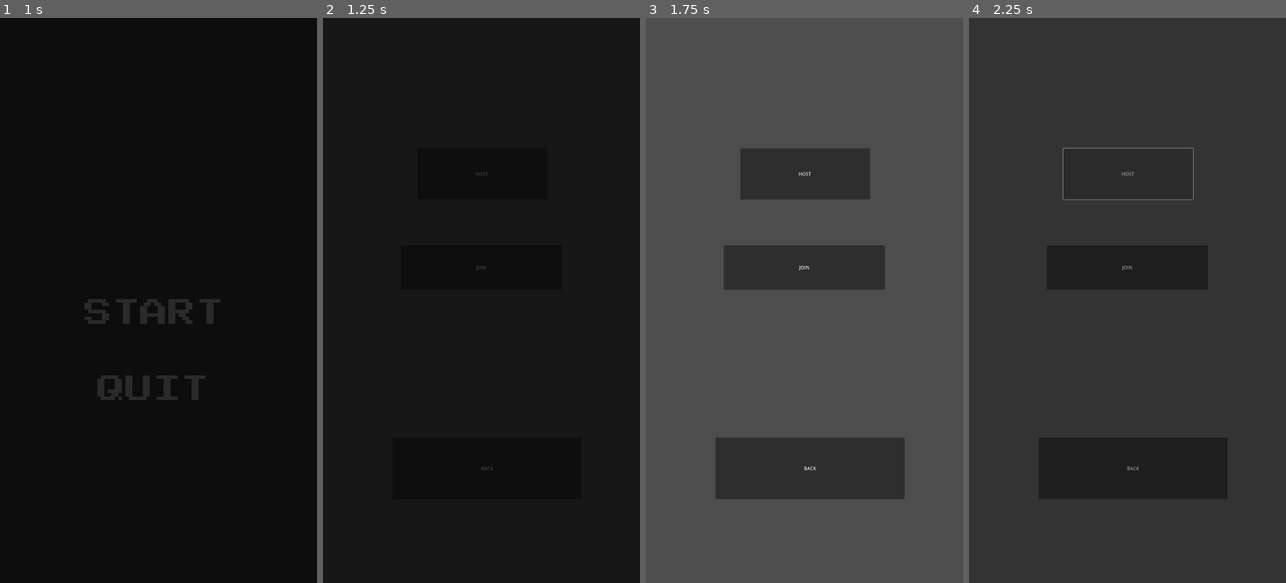
Above: before the commit, frames 1-4 (left to right).
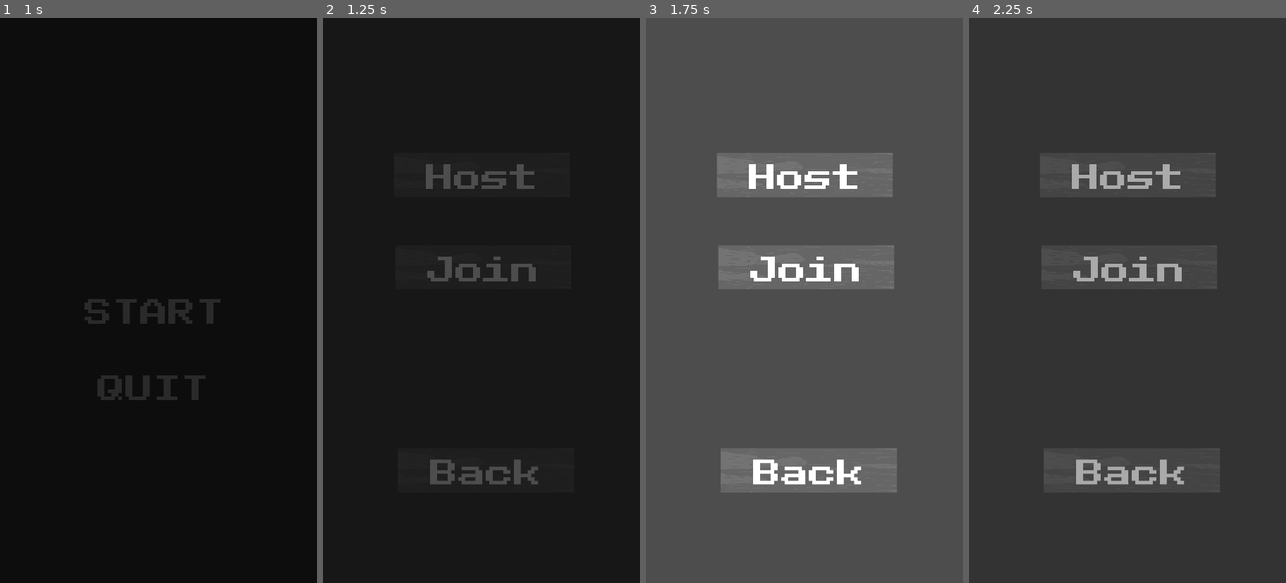
Above: after the commit, the same moments.

Repository: Koloss0/Out-Of-The-Gutter
Game: Godot game, scene res://Scenes/title_page.tscn
Two runs of this game, one before a commit and one after it. Both use one fixed random seed, a clock stepped at 60 frames per second and the inputs below.
Inputs (mouse positions are in pixels of both pictures, inside the frame that each line leads up to):
- Up to frame 1 (1 s): click "START" at 0.5 s
- Up to frame 2 (1.25 s): no input
- Up to frame 3 (1.75 s): click (804, 266) at 1.25 s, where only the run before the commit has a clickable "JOIN"
- Up to frame 4 (2.25 s): click (1127, 176) at 2 s, where only the run after the commit has a clickable "Host"

Frame 1 is identical in both runs. In frame 2, 2.1% of the frame differs, in the area x 32-68%, y 25-83%; in frame 3, 16%, in the area x 22-82%, y 23-86%; in frame 4, 12%.

Commit message:
reworked menu buttons.

Diff:
--- a/Autoloads/SceneManager.gd
+++ b/Autoloads/SceneManager.gd
@@ -4,7 +4,7 @@
 
 const SCENES : Dictionary = {
 	"TitlePage" : "res://Scenes/title_page.tscn",
-	"HostScene" : "res://Scenes/HostJoin_page.tscn"
+	"HostJoinPage" : "res://Scenes/HostJoin_page.tscn"
 }
 
 
--- a/Scenes/HostJoin_page.tscn
+++ b/Scenes/HostJoin_page.tscn
@@ -1,4 +1,6 @@
-[gd_scene load_steps=2 format=3 uid="uid://gep28ojo02rb"]
+[gd_scene load_steps=3 format=3 uid="uid://gep28ojo02rb"]
+
+[ext_resource type="PackedScene" uid="uid://d06y0af7layko" path="res://Scenes/labeled_texture_button.tscn" id="1_8bamf"]
 
 [sub_resource type="GDScript" id="GDScript_xwxs2"]
 resource_name = "StartGame"
@@ -15,14 +17,15 @@
 	pass
 
 
-func _on_back_pressed():
-	SceneManager.fade_to_scene(\"TitlePage\")
 
-func on_join_pressed():
+func _on_host_button_pressed() -> void:
+	SceneManager.fade_to_scene(\"res://Scenes/host_page.tscn\")
+
+func _on_join_button_pressed() -> void:
 	SceneManager.fade_to_scene(\"res://Scenes/join_page.tscn\")
 
-func on_host_pressed():
-	SceneManager.fade_to_scene(\"res://Scenes/host_page.tscn\")
+func _on_back_button_pressed() -> void:
+	SceneManager.fade_to_scene(\"TitlePage\")
 "
 
 [node name="StartGame-HostJoin" type="Control"]
@@ -34,31 +37,40 @@
 grow_vertical = 2
 script = SubResource("GDScript_xwxs2")
 
-[node name="Join" type="Button" parent="."]
+[node name="HostButton" parent="." instance=ExtResource("1_8bamf")]
 layout_mode = 0
-offset_left = 265.0
-offset_top = 773.0
-offset_right = 814.0
-offset_bottom = 923.0
-text = "JOIN"
+offset_left = 241.0
+offset_top = 459.0
+offset_right = 841.0
+offset_bottom = 609.0
 
-[node name="Back" type="Button" parent="."]
+[node name="Label" parent="HostButton" index="0"]
+text = "Host"
+
+[node name="JoinButton" parent="." instance=ExtResource("1_8bamf")]
 layout_mode = 0
-offset_left = 237.0
-offset_top = 1426.0
-offset_right = 881.0
-offset_bottom = 1635.0
-text = "BACK
-"
+offset_left = 246.0
+offset_top = 772.0
+offset_right = 846.0
+offset_bottom = 922.0
 
-[node name="Host" type="Button" parent="."]
-layout_mode = 1
-offset_left = 321.0
-offset_top = 443.0
-offset_right = 763.0
-offset_bottom = 616.0
-text = "HOST"
+[node name="Label" parent="JoinButton" index="0"]
+text = "Join"
 
-[connection signal="pressed" from="Join" to="." method="on_join_pressed"]
-[connection signal="pressed" from="Back" to="." method="_on_back_pressed"]
-[connection signal="pressed" from="Host" to="." method="on_host_pressed"]
+[node name="BackButton" parent="." instance=ExtResource("1_8bamf")]
+layout_mode = 0
+offset_left = 255.0
+offset_top = 1463.0
+offset_right = 855.0
+offset_bottom = 1613.0
+
+[node name="Label" parent="BackButton" index="0"]
+text = "Back"
+
+[connection signal="pressed" from="HostButton" to="." method="_on_host_button_pressed"]
+[connection signal="pressed" from="JoinButton" to="." method="_on_join_button_pressed"]
+[connection signal="pressed" from="BackButton" to="." method="_on_back_button_pressed"]
+
+[editable path="HostButton"]
+[editable path="JoinButton"]
+[editable path="BackButton"]
--- a/Scenes/host_page.tscn
+++ b/Scenes/host_page.tscn
@@ -24,6 +24,16 @@
 [node name="Label" parent="Host" index="0"]
 text = "Host"
 
+[node name="BackButton" parent="." instance=ExtResource("1_hs5vx")]
+layout_mode = 0
+offset_left = 264.0
+offset_top = 1548.0
+offset_right = 864.0
+offset_bottom = 1698.0
+
+[node name="Label" parent="BackButton" index="0"]
+text = "Back"
+
 [node name="Port" type="LineEdit" parent="."]
 layout_mode = 0
 offset_left = 96.0
@@ -32,4 +42,7 @@
 offset_bottom = 1136.0
 placeholder_text = "Port"
 
+[connection signal="pressed" from="BackButton" to="." method="_on_back_button_pressed"]
+
 [editable path="Host"]
+[editable path="BackButton"]
--- a/Scenes/join_page.tscn
+++ b/Scenes/join_page.tscn
@@ -24,6 +24,16 @@
 [node name="Label" parent="Connect" index="0"]
 text = "Connect"
 
+[node name="BackButton" parent="." instance=ExtResource("2_bn0s2")]
+layout_mode = 0
+offset_left = 264.0
+offset_top = 1518.0
+offset_right = 864.0
+offset_bottom = 1668.0
+
+[node name="Label" parent="BackButton" index="0"]
+text = "Back"
+
 [node name="IP" type="LineEdit" parent="."]
 layout_mode = 0
 offset_left = 96.0
@@ -40,4 +50,7 @@
 offset_bottom = 1136.0
 placeholder_text = "Port"
 
+[connection signal="pressed" from="BackButton" to="." method="_on_back_button_pressed"]
+
 [editable path="Connect"]
+[editable path="BackButton"]
--- a/Scenes/labeled_texture_button.tscn
+++ b/Scenes/labeled_texture_button.tscn
@@ -22,3 +22,4 @@
 text = "Label"
 horizontal_alignment = 1
 vertical_alignment = 1
+metadata/_edit_lock_ = true
--- a/Scripts/TitlePage.gd
+++ b/Scripts/TitlePage.gd
@@ -8,4 +8,4 @@
 
 
 func _on_start_pressed():
-	SceneManager.fade_to_scene("HostScene")
+	SceneManager.fade_to_scene("HostJoinPage")
--- a/Scripts/host_page.gd
+++ b/Scripts/host_page.gd
@@ -11,3 +11,7 @@
 	Net.is_host = true
 	SceneManager.fade_to_scene("res://Scenes/GamePage.tscn")
 	MusicPlayer.stop_music()
+
+
+func _on_back_button_pressed() -> void:
+	SceneManager.fade_to_scene("HostJoinPage")
--- a/Scripts/join_page.gd
+++ b/Scripts/join_page.gd
@@ -12,3 +12,7 @@
 	Net.is_host = false
 	SceneManager.fade_to_scene("res://Scenes/GamePage.tscn")
 	MusicPlayer.stop_music()
+
+
+func _on_back_button_pressed() -> void:
+	SceneManager.fade_to_scene("HostJoinPage")
Not shown: 1 places in Scenes/join_page.tscn that only renumber resources
